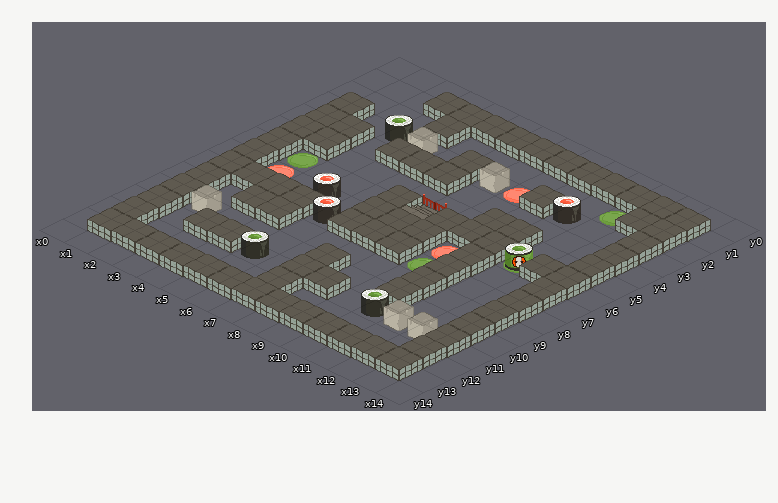
Two states of a Tiled map, game/data/levels/lvl01.tmx. This is how it looked before the edit.
Cells are 56x27 px. Isometric: x runs down to the right, y down to the left. Shown: x 0..14, y 0..14.
Now the later version:
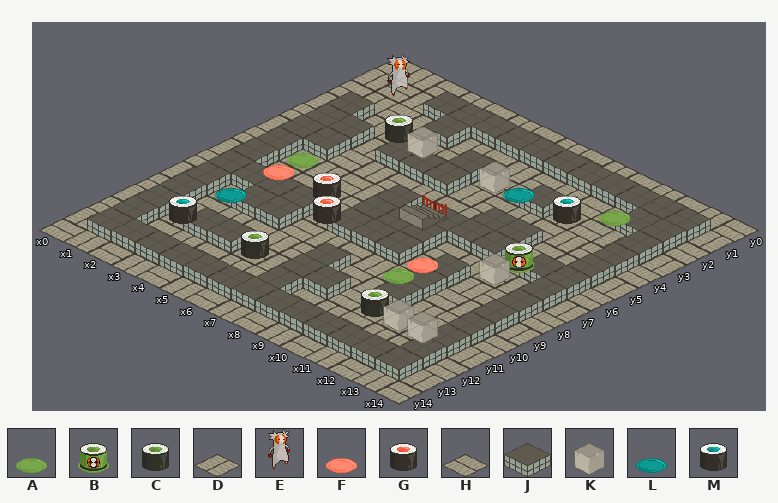
Key: from "tatami": A 1 "green_plate", B 2 "green_maki", C 3 "green_maki", D 4, E 5 "ned", F 6 "pink_plate", G 8 "orange_maki", H 9, J 20 "wall", K 25, L 26, M 28 "blue_maki".
_ is an empty cell.
Tiles of an added or newly shown layer are drawn over the layers below it.
Diff:
{"where": "layer \"wall_n_ground\" (now shown)"}
{"y":0,"x":0,"old":"_______________","new":"HDHDHDHDHDHDHDH"}
{"y":1,"x":0,"old":"___","new":"DHD"}
{"y":1,"x":14,"old":"_","new":"D"}
{"y":2,"x":0,"old":"____","new":"HDHD"}
{"y":2,"x":5,"old":"_______","new":"DHDHDHD"}
{"y":2,"x":14,"old":"_","new":"H"}
{"y":3,"x":0,"old":"_","new":"D"}
{"y":3,"x":2,"old":"____","new":"DHDH"}
{"y":3,"x":7,"old":"__","new":"HD"}
{"y":3,"x":10,"old":"___","new":"DHD"}
{"y":3,"x":14,"old":"_","new":"D"}
{"y":4,"x":0,"old":"_","new":"H"}
{"y":4,"x":3,"old":"_","new":"D"}
{"y":4,"x":7,"old":"______","new":"DHDHDH"}
{"y":4,"x":14,"old":"_","new":"H"}
{"y":5,"x":0,"old":"_","new":"D"}
{"y":5,"x":3,"old":"______","new":"HDHDHD"}
{"y":5,"x":11,"old":"__","new":"HD"}
{"y":5,"x":14,"old":"_","new":"D"}
{"y":6,"x":0,"old":"_","new":"H"}
{"y":6,"x":2,"old":"____","new":"HDHD"}
{"y":6,"x":7,"old":"_","new":"D"}
{"y":6,"x":11,"old":"_","new":"D"}
{"y":6,"x":14,"old":"_","new":"H"}
{"y":7,"x":0,"old":"_","new":"D"}
{"y":7,"x":2,"old":"____","new":"DHDH"}
{"y":7,"x":9,"old":"____","new":"HDHD"}
{"y":7,"x":14,"old":"_","new":"D"}
{"y":8,"x":0,"old":"_","new":"H"}
{"y":8,"x":5,"old":"_","new":"D"}
{"y":8,"x":9,"old":"_","new":"D"}
{"y":8,"x":11,"old":"__","new":"DH"}
{"y":8,"x":14,"old":"_","new":"H"}
{"y":9,"x":0,"old":"_","new":"D"}
{"y":9,"x":2,"old":"_","new":"D"}
{"y":9,"x":5,"old":"_____","new":"HDHDH"}
{"y":9,"x":11,"old":"__","new":"HD"}
{"y":9,"x":14,"old":"_","new":"D"}
{"y":10,"x":0,"old":"_","new":"H"}
{"y":10,"x":2,"old":"_____","new":"HDHDH"}
{"y":10,"x":8,"old":"__","new":"HD"}
{"y":10,"x":11,"old":"__","new":"DH"}
{"y":10,"x":14,"old":"_","new":"H"}
{"y":11,"x":0,"old":"_","new":"D"}
{"y":11,"x":2,"old":"_","new":"D"}
{"y":11,"x":5,"old":"__","new":"HD"}
{"y":11,"x":9,"old":"____","new":"HDHD"}
{"y":11,"x":14,"old":"_","new":"D"}
{"y":12,"x":0,"old":"_","new":"H"}
{"y":12,"x":2,"old":"_____","new":"HDHDH"}
{"y":12,"x":8,"old":"_____","new":"HDHDH"}
{"y":12,"x":14,"old":"_","new":"H"}
{"y":13,"x":0,"old":"_","new":"D"}
{"y":13,"x":14,"old":"_","new":"D"}
{"y":14,"x":0,"old":"_______________","new":"HDHDHDHDHDHDHDH"}
{"where": "layer \"stairs\""}
{"y":2,"x":11,"old":"A","new":"_"}
{"y":3,"x":3,"old":"CK","new":"__"}
{"y":3,"x":7,"old":"KF","new":"__"}
{"y":3,"x":10,"old":"G","new":"_"}
{"y":6,"x":2,"old":"A","new":"_"}
{"y":6,"x":11,"old":"B","new":"_"}
{"y":7,"x":2,"old":"F","new":"_"}
{"y":7,"x":4,"old":"G","new":"_"}
{"y":7,"x":9,"old":"FJ","new":"__"}
{"y":8,"x":5,"old":"G","new":"_"}
{"y":8,"x":9,"old":"A","new":"_"}
{"y":10,"x":2,"old":"K","new":"_"}
{"y":11,"x":5,"old":"C","new":"_"}
{"y":11,"x":10,"old":"CKK","new":"___"}
{"where": "layer \"game\" (now shown)"}
{"y":1,"x":1,"old":"_","new":"E"}
{"y":2,"x":11,"old":"_","new":"A"}
{"y":3,"x":3,"old":"__","new":"CK"}
{"y":3,"x":7,"old":"__","new":"KL"}
{"y":3,"x":10,"old":"_","new":"M"}
{"y":6,"x":2,"old":"_","new":"A"}
{"y":6,"x":11,"old":"_","new":"B"}
{"y":7,"x":2,"old":"_","new":"F"}
{"y":7,"x":4,"old":"_","new":"G"}
{"y":7,"x":11,"old":"_","new":"K"}
{"y":8,"x":5,"old":"_","new":"G"}
{"y":8,"x":9,"old":"_","new":"F"}
{"y":9,"x":2,"old":"_","new":"L"}
{"y":9,"x":9,"old":"_","new":"A"}
{"y":11,"x":2,"old":"_","new":"M"}
{"y":11,"x":5,"old":"_","new":"C"}
{"y":11,"x":10,"old":"___","new":"CKK"}
{"label":"changed","picture_box":[39,54,759,404]}
